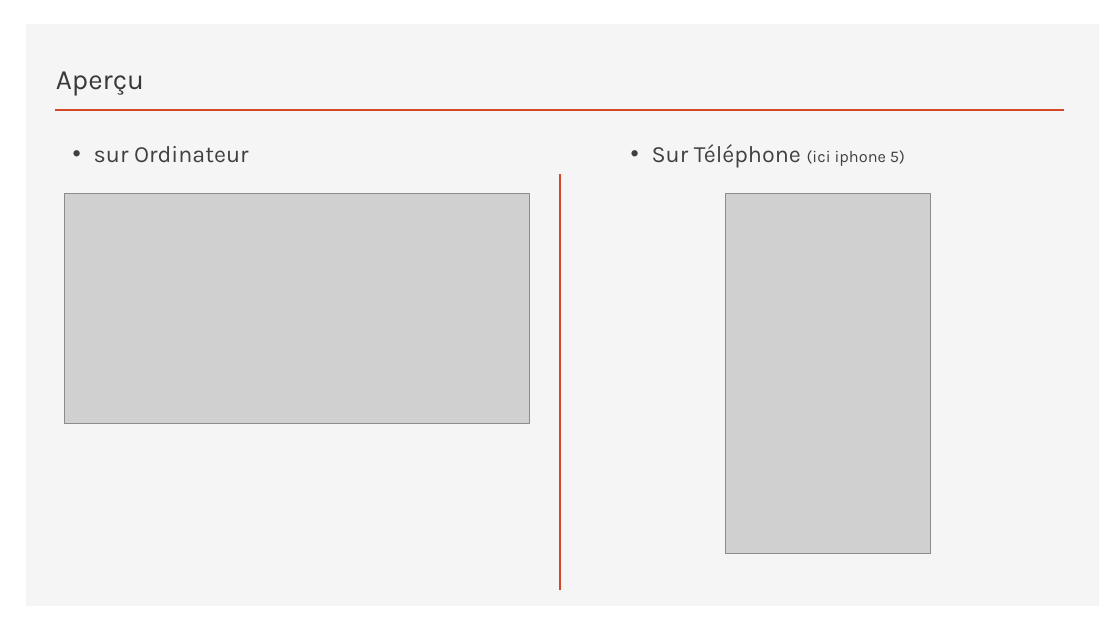
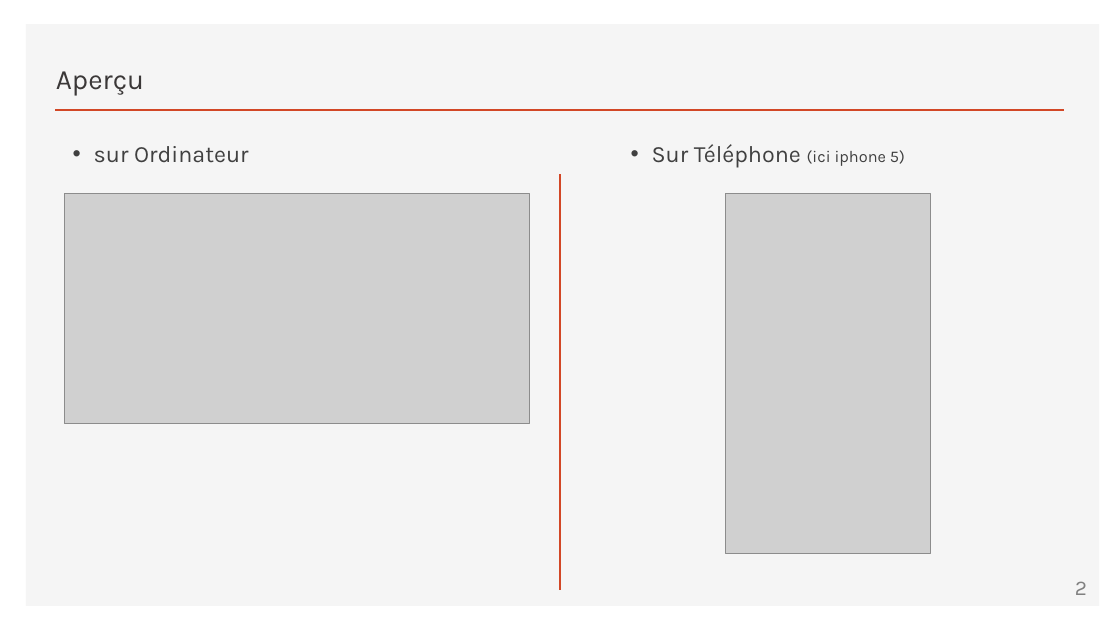
Before and after one commit to IAmFrench/slot-machine-in-javascript-2017, a slide deck: slide 2 of presentation/Slot Machine.pptx. Drawn at 1120x630 pixels with LibreOffice and Linux fonts; fonts in the diff are those of the drawing; grey boxes stand for pictures. Boxes give left, top, right and bottom in pixels: in the first picture for what was removed or moved away, otherwise in the second. Text is boxed around its words. In the diff, an @@ line names an element or a change of style, - is before the commit and + after.

```diff
--- a/presentation/Slot Machine.pptx
+++ b/presentation/Slot Machine.pptx
@@ page number added at (1075,581,1087,595), 18 pt, text #808080 @@
+2
```
Also in this commit, not shown: 4 other slides changed.
